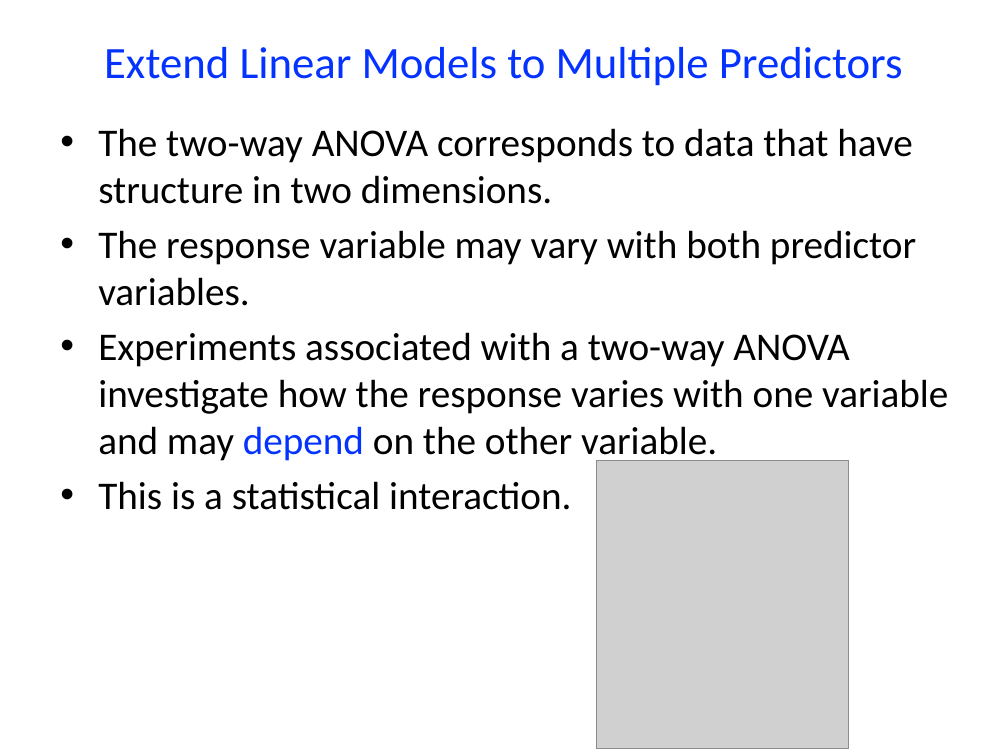
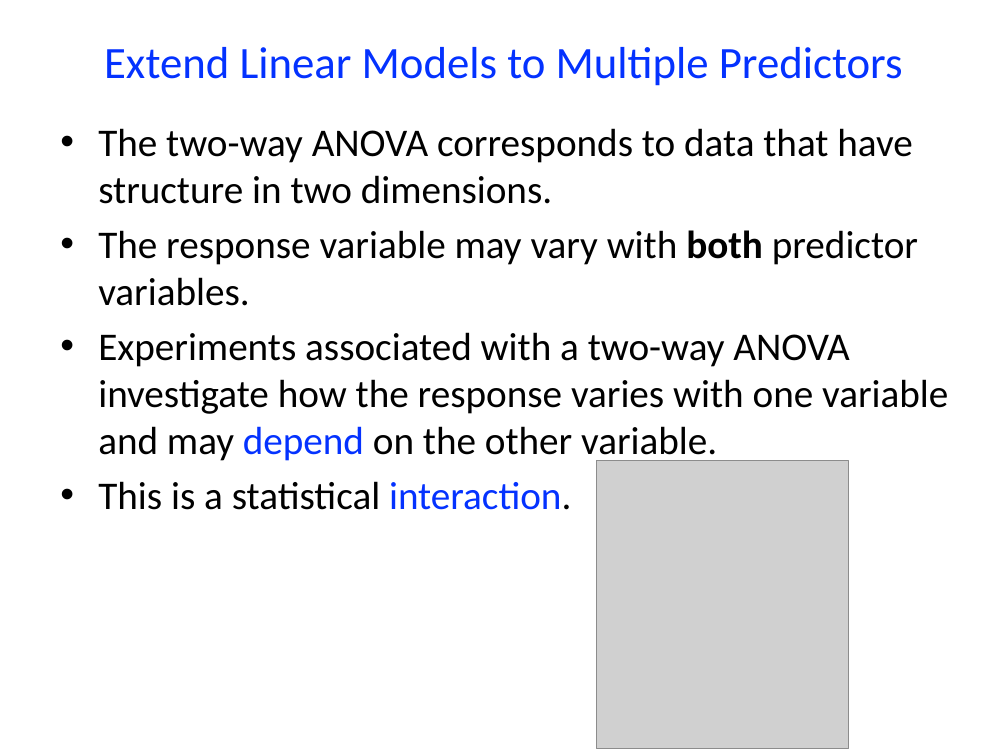
Before and after one commit to cmgienger/6-2WayANOVA, a slide deck: slide 2 of 6-2Way_ANOVA.pptx. Drawn at 1008x756 pixels with LibreOffice and Linux fonts; fonts in the diff are those of the drawing; grey boxes stand for pictures. Boxes give left, top, right and bottom in pixels: in the first picture for what was removed or moved away, otherwise in the second. Text is boxed around its words. In the diff, an @@ line names an element or a change of style, - is before the commit and + after.

```diff
--- a/6-2Way_ANOVA.pptx
+++ b/6-2Way_ANOVA.pptx
@@ text at (98,230,918,510): bold on in "both"; text colour #000000 to #0432FF in "interaction." @@
```
Also in this commit, not shown: 6 other slides changed, 4 slides added, 2 other files.
